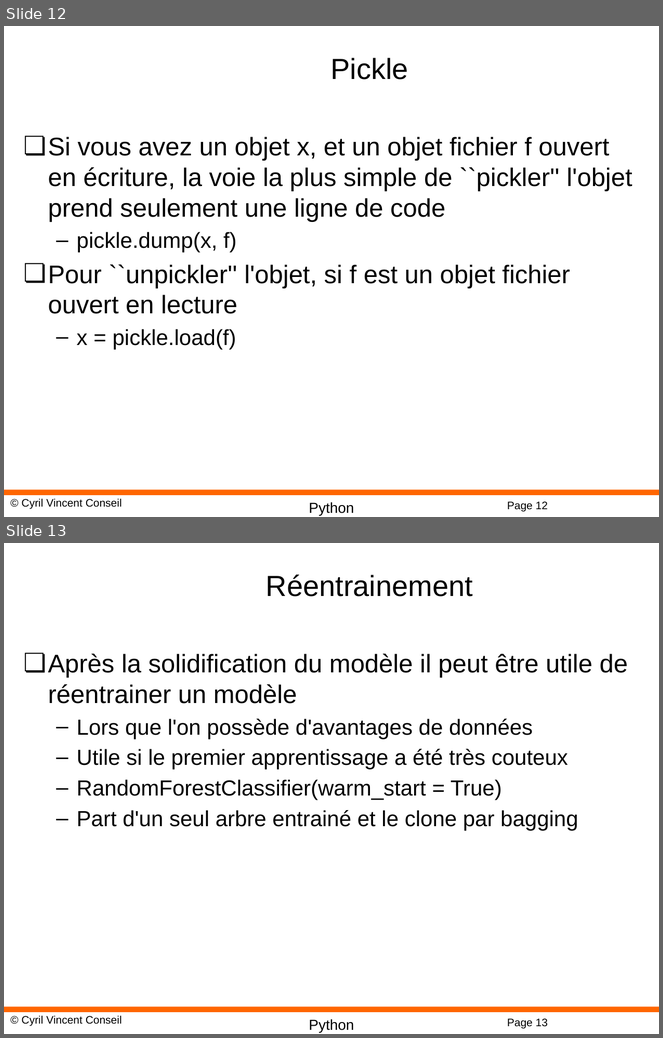
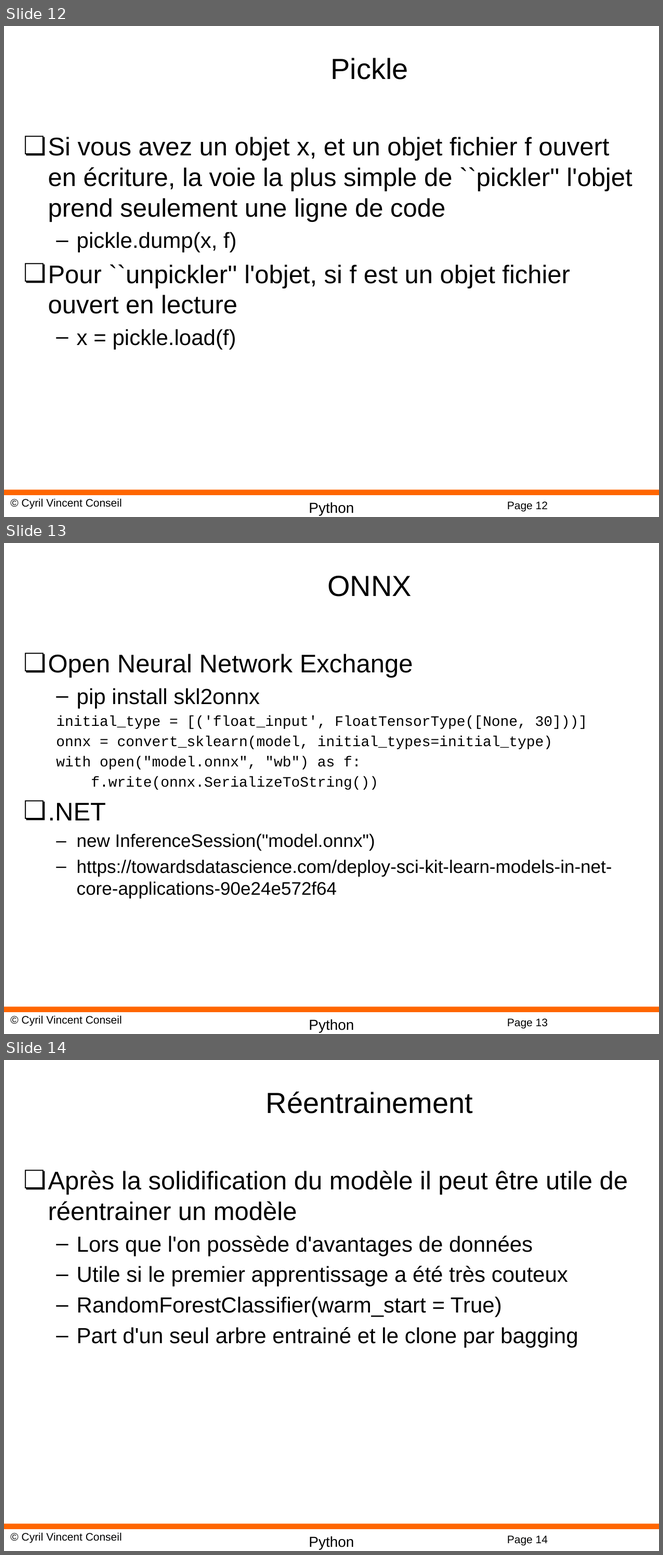
Before and after one commit to cyrilvincent/ML, a slide deck: PPT/MachineLearning15-RandomForest.pptx. Shown one above the other, each under a label of ours: slides 12 and 13 before the commit, slides 12, 13 and 14 after it. The pictures are 663x1038 and 663x1555 pixels, drawn with LibreOffice and Linux fonts; fonts in the diff are those of the drawing; background and template pictures are left out. Boxes give left, top, right and bottom in pixels: in the first picture for what was removed or moved away, otherwise in the second. Text is boxed around its words. In the diff, an @@ line names an element or a change of style, - is before the commit and + after.

```diff
--- a/PPT/MachineLearning15-RandomForest.pptx
+++ b/PPT/MachineLearning15-RandomForest.pptx
@@ slide 13 added at [4,543,659,1034], background #FFFFFF; not listed: 4 template elements that a slide beside it also shows @@
@@ title added at [327,576,412,597], 32 pt, text #000000 @@
+ONNX
@@ text added at [48,654,612,898], 16 pt, text #000000 @@
+❏ Open Neural Network Exchange
+  – pip install skl2onnx
+  initial_type = [('float_input', FloatTensorType([None, 30]))]
+  onnx = convert_sklearn(model, initial_types=initial_type)
+  with open("model.onnx", "wb") as f:
+  f.write(onnx.SerializeToString())
+❏ .NET
+  – new InferenceSession("model.onnx")
+  – https://towardsdatascience.com/deploy-sci-kit-learn-models-in-net-core-applications-90e24e572f64
@@ what was slide 13 is now slide 14 @@
@@ page number at [507,1536,548,1546]: text changed @@
-Page 13
+Page 14
```
Also in this commit, not shown: 3 other files.
